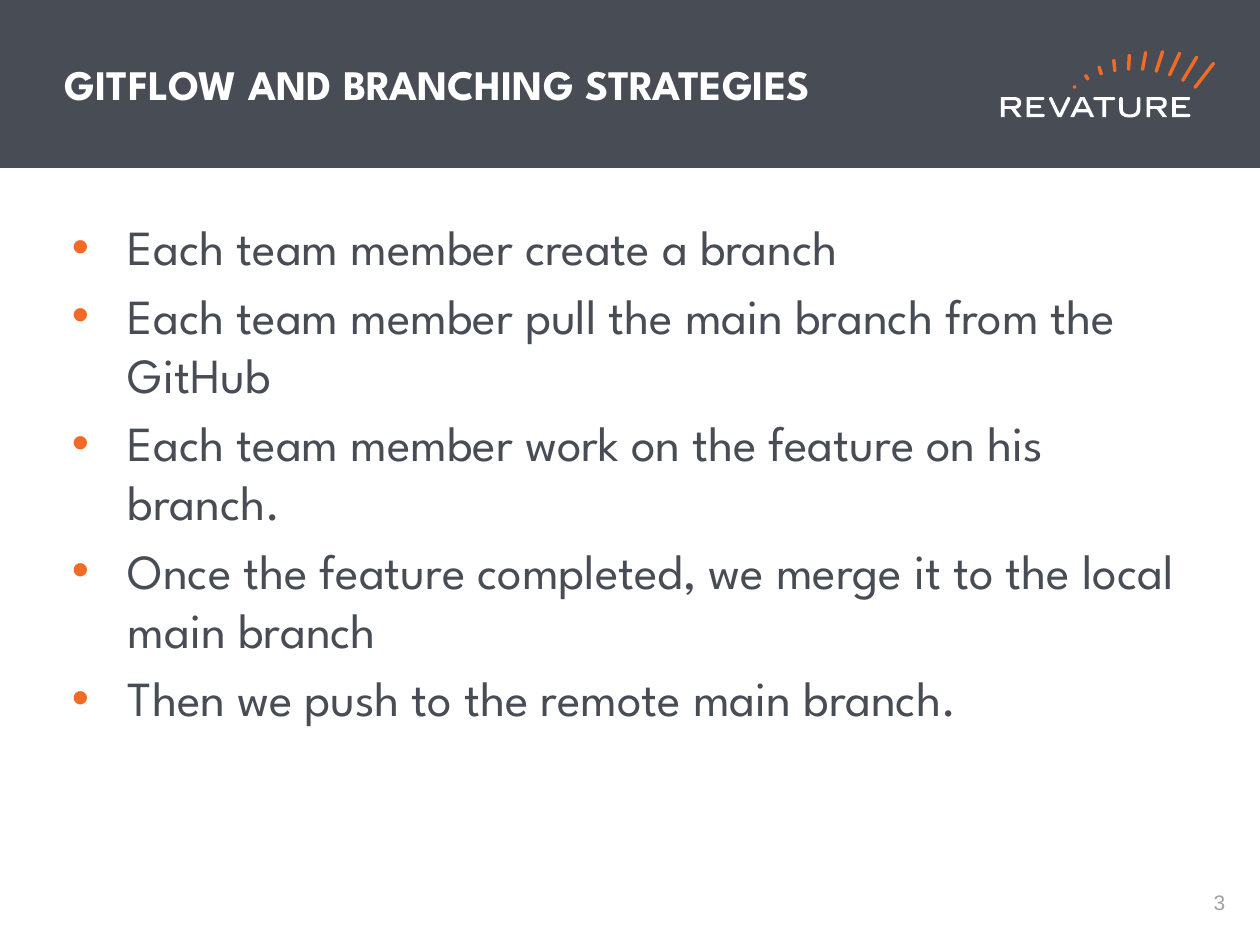
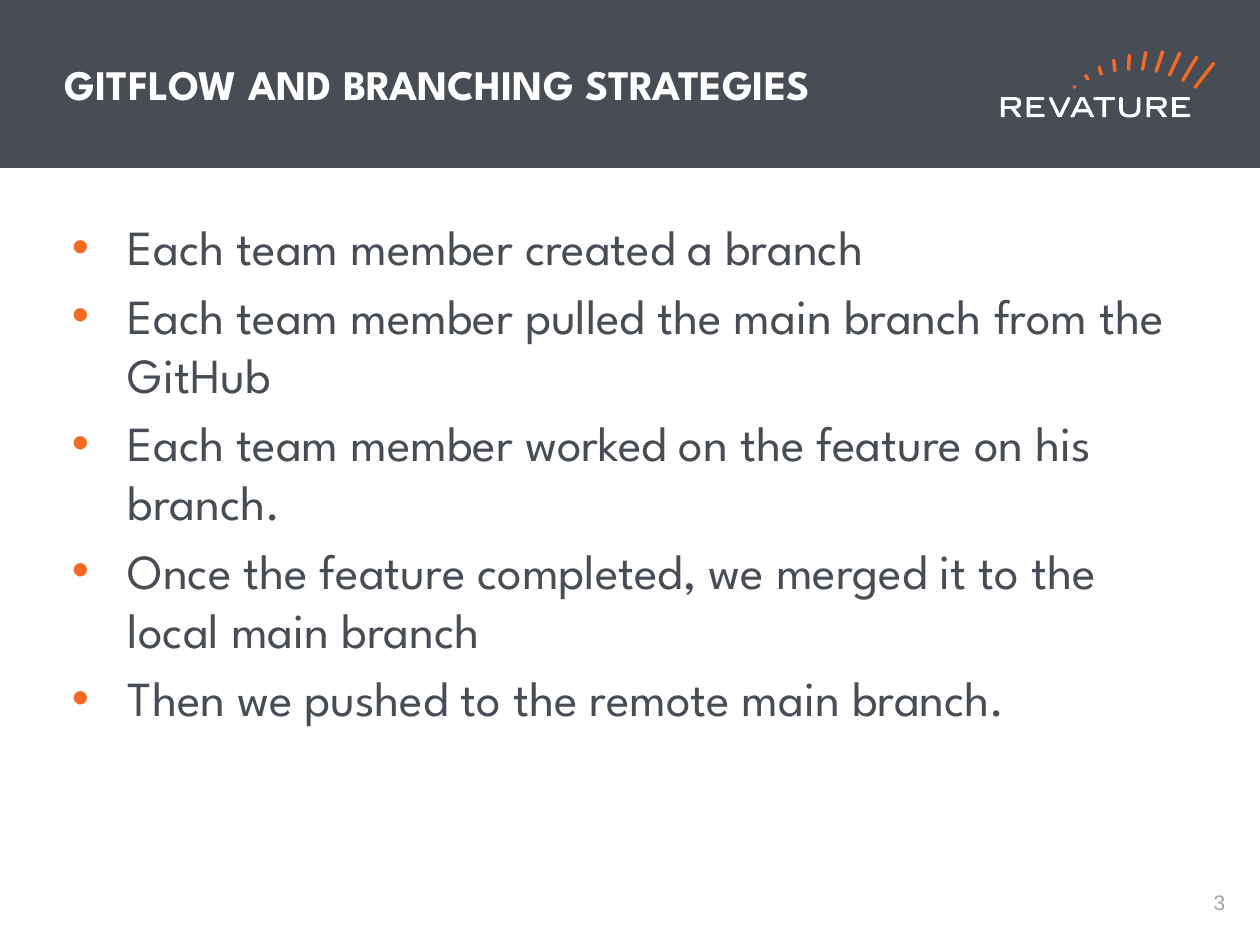
Before and after one commit to 221024-Java-React/Group-3-E-Commerce-App, a slide deck: slide 4 of ecommerce-presentation.pptx. Drawn at 1260x945 pixels with LibreOffice and Linux fonts; fonts in the diff are those of the drawing. Boxes give left, top, right and bottom in pixels: in the first picture for what was removed or moved away, otherwise in the second. Text is boxed around its words. In the diff, an @@ line names an element or a change of style, - is before the commit and + after.

Commit message:
presentation version

```diff
--- a/ecommerce-presentation.pptx
+++ b/ecommerce-presentation.pptx
@@ text at (128,231,1164,726): text changed @@
-• Each team member create a branch
-• Each team member pull the main branch from the GitHub
-• Each team member work on the feature on his branch.
-• Once the feature completed, we merge it to the local main branch
-• Then we push to the remote main branch.
+• Each team member created a branch
+• Each team member pulled the main branch from the GitHub
+• Each team member worked on the feature on his branch.
+• Once the feature completed, we merged it to the local main branch
+• Then we pushed to the remote main branch.
```
Also in this commit, not shown: 2 other slides changed, 1 slide added, 12 other files.
